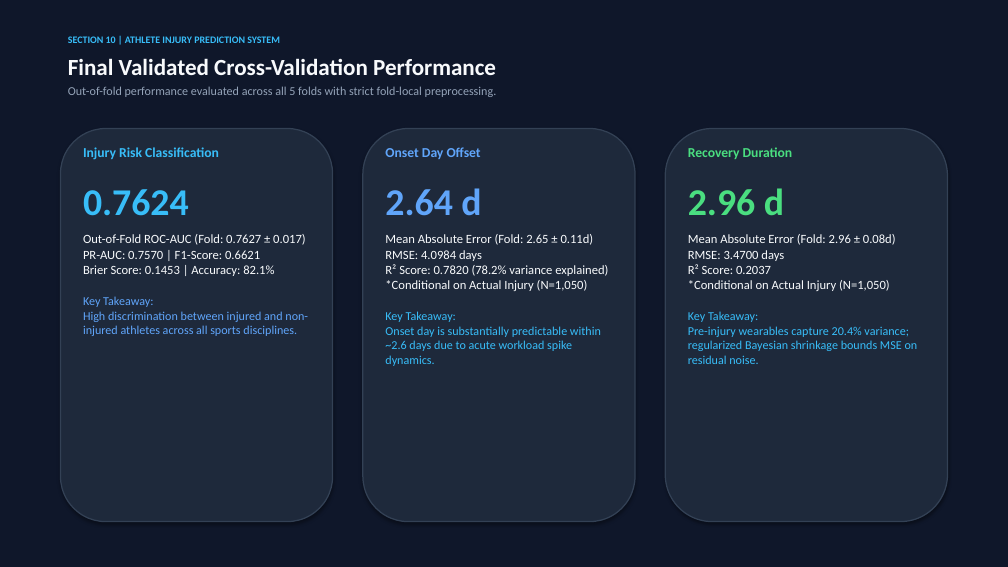
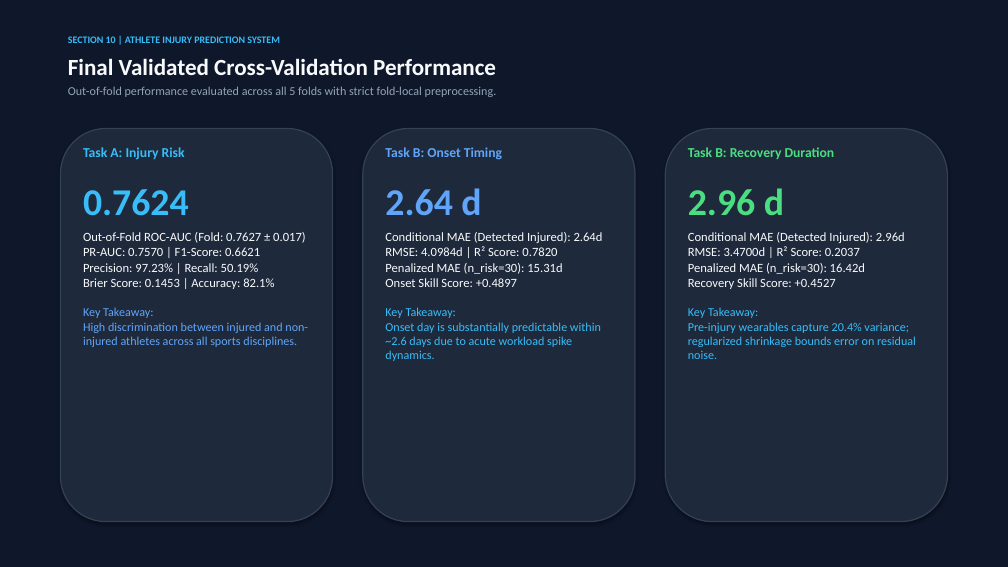
Before and after one commit to bhavya277/ML-Model-for-Athletes, a slide deck: slide 10 of Athlete_Injury_Prediction_Competition.pptx. Drawn at 1008x567 pixels with LibreOffice and Linux fonts; fonts in the diff are those of the drawing. Boxes give left, top, right and bottom in pixels: in the first picture for what was removed or moved away, otherwise in the second. Text is boxed around its words. In the diff, an @@ line names an element or a change of style, - is before the commit and + after.

```diff
--- a/Athlete_Injury_Prediction_Competition.pptx
+++ b/Athlete_Injury_Prediction_Competition.pptx
@@ text at (83,147,185,160): text changed @@
-Injury Risk Classification
+Task A: Injury Risk
@@ text at (385,147,502,160): text changed @@
-Onset Day Offset
+Task B: Onset Timing
@@ text at (688,147,835,159): text changed @@
-Recovery Duration
+Task B: Recovery Duration
@@ text at (83,232,305,289): text changed @@
-Out-of-Fold ROC-AUC (Fold: 0.7627 ± 0.017)
-PR-AUC: 0.7570 | F1-Score: 0.6621
-Brier Score: 0.1453 | Accuracy: 82.1%
+Out-of-Fold ROC-AUC (Fold: 0.7627 ± 0.017)
+PR-AUC: 0.7570 | F1-Score: 0.6621
+Precision: 97.23% | Recall: 50.19%
+Brier Score: 0.1453 | Accuracy: 82.1%
@@ text at (385,232,603,287): text changed @@
-Mean Absolute Error (Fold: 2.65 ± 0.11d)
-RMSE: 4.0984 days
-R² Score: 0.7820 (78.2% variance explained)
-*Conditional on Actual Injury (N=1,050)
+Conditional MAE (Detected Injured): 2.64d
+RMSE: 4.0984d | R² Score: 0.7820
+Penalized MAE (n_risk=30): 15.31d
+Onset Skill Score: +0.4897
@@ text at (688,232,916,359): text changed; size 11.5 to 12 pt; text colour #38BDF8 to #F8FAFC @@
-Mean Absolute Error (Fold: 2.96 ± 0.08d)
-RMSE: 3.4700 days
-R² Score: 0.2037
-*Conditional on Actual Injury (N=1,050)
-Key Takeaway:
-Pre-injury wearables capture 20.4% variance; regularized Bayesian shrinkage bounds MSE on residual noise.
+Conditional MAE (Detected Injured): 2.96d
+RMSE: 3.4700d | R² Score: 0.2037
+Penalized MAE (n_risk=30): 16.42d
+Recovery Skill Score: +0.4527
+Key Takeaway:
+Pre-injury wearables capture 20.4% variance; regularized shrinkage bounds error on residual noise.
@@ text at (83,308,308,347): less space between paragraphs @@
@@ text at (385,307,601,361): less space between paragraphs @@
```
Also in this commit, not shown: 7 other slides changed, 7 other files.
